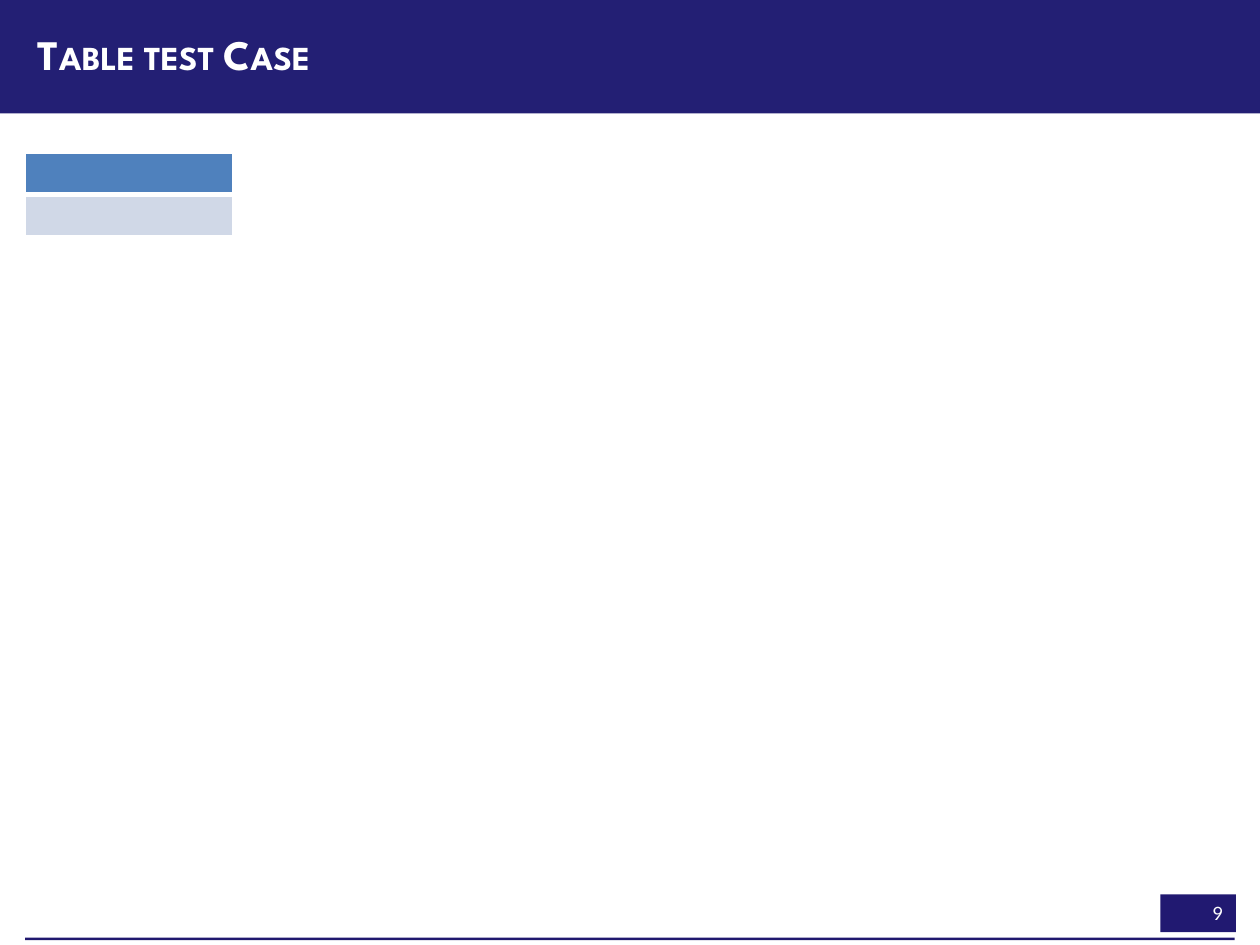
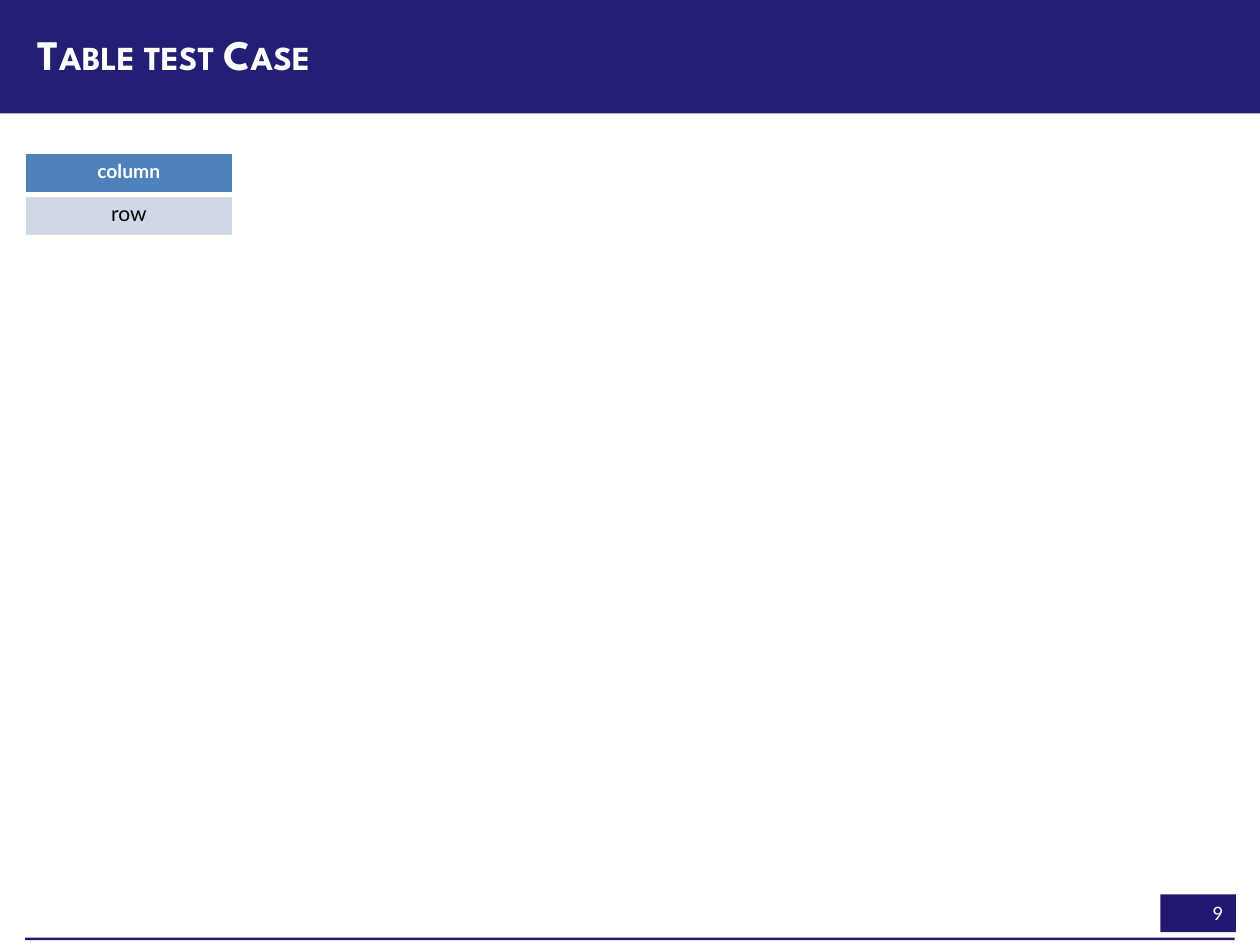
Before and after one commit to gramener/gramex, a slide deck: slide 9 of testlib/input.pptx. Drawn at 1260x945 pixels with LibreOffice and Linux fonts; fonts in the diff are those of the drawing; background and template pictures are left out. Boxes give left, top, right and bottom in pixels: in the first picture for what was removed or moved away, otherwise in the second. Text is boxed around its words. In the diff, an @@ line names an element or a change of style, - is before the commit and + after.

```diff
--- a/testlib/input.pptx
+++ b/testlib/input.pptx
@@ table at [25,152,233,236] @@
-row 1, column 1: 
+row 1, column 1: column
-row 2, column 1: 
+row 2, column 1: row
```
Also in this commit, not shown: 1 slide added, 4 other files.
